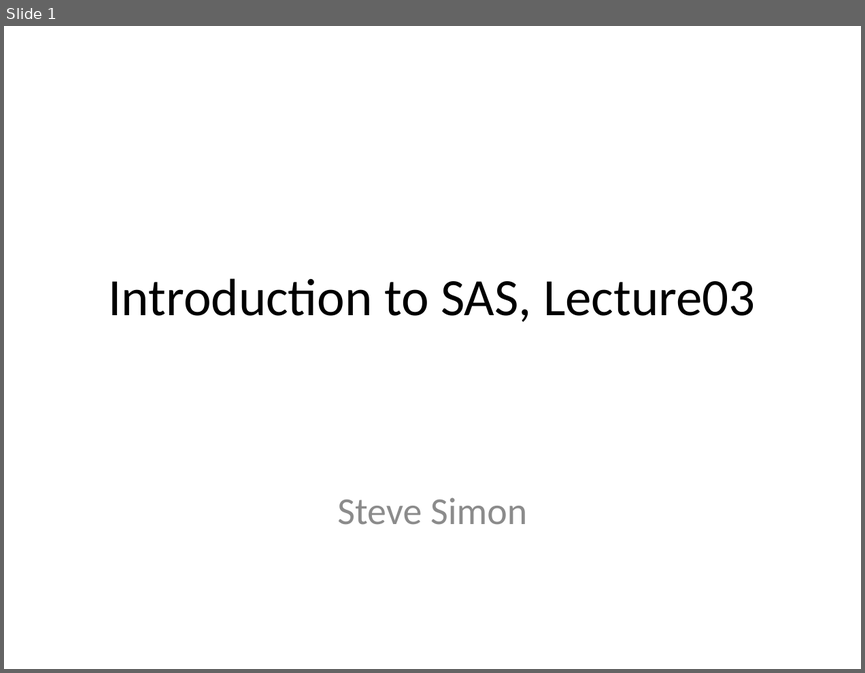
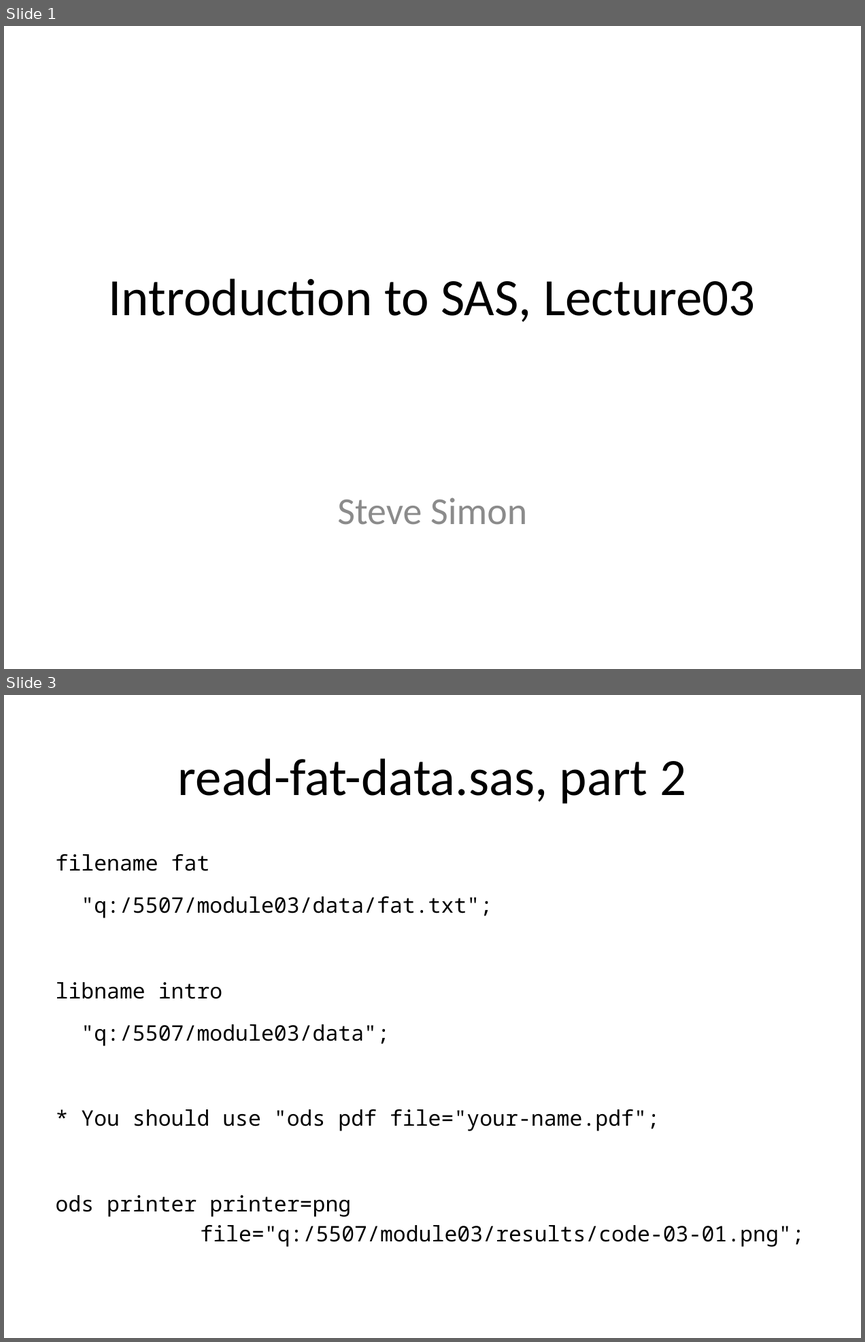
Before and after one commit to classes-simon/5507, a slide deck: module03/src/slides-and-speaker-notes-03.pptx. Shown one above the other, each under a label of ours: slide 1 before the commit, slides 1 and 3 after it; the slides between them are not shown. The pictures are 865x673 and 865x1342 pixels, drawn with LibreOffice and Linux fonts; fonts in the diff are those of the drawing. Boxes give left, top, right and bottom in pixels: in the first picture for what was removed or moved away, otherwise in the second. Text is boxed around its words. In the diff, an @@ line names an element or a change of style, - is before the commit and + after.

```diff
--- a/module03/src/slides-and-speaker-notes-03.pptx
+++ b/module03/src/slides-and-speaker-notes-03.pptx
@@ slide 3 added at (x1=4, y1=695, x2=861, y2=1338), background #FFFFFF @@
@@ title added at (x1=178, y1=758, x2=686, y2=804), 44 pt, text #000000 @@
+read-fat-data.sas, part 2
@@ text added at (x1=56, y1=854, x2=804, y2=1246), 18 pt, text #000000 @@
+filename fat
+"q:/5507/module03/data/fat.txt";
+libname intro
+"q:/5507/module03/data";
+* You should use "ods pdf file="your-name.pdf";
+ods printer printer=png
+file="q:/5507/module03/results/code-03-01.png";
```
Also in this commit, not shown: 2 slides changed, 5 other slides added, 4 other files.
